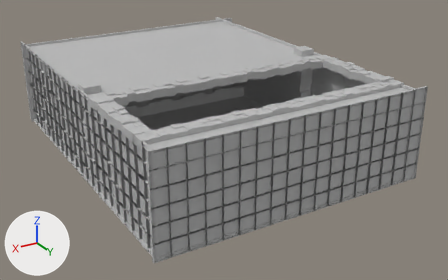
A saved change to the FBX model Assets/ProShooterVR_DESIGN/WIP/Arcade/v5/Arcade Range.fbx.
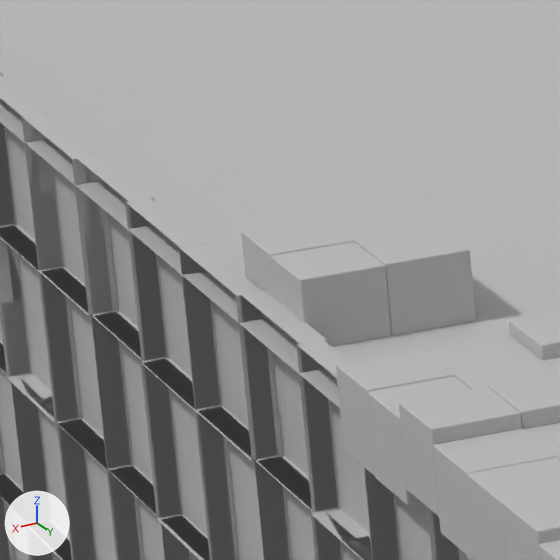
The first picture shows the older version from a camera (50 mm lens) standing at (57.7, 124.9, 52.1) and looking at (-2.7, 24.2, 1.8). The close-ups show both versions on the part from 12% to 24% of the width and 22% to 41% of the height of that picture; other places that the commit changed are outside them. The lights are fixed; the arrows at lower left show +X, +Y and +Z. Where no turn or scale is listed for an object, it has been applied to the vertices. Vertices at the same position are counted once.

The first close-up shows 'Cube_Top', 'Cube_pillars', 'Plane_FloorRoof', 'Wall_RightLeft'.
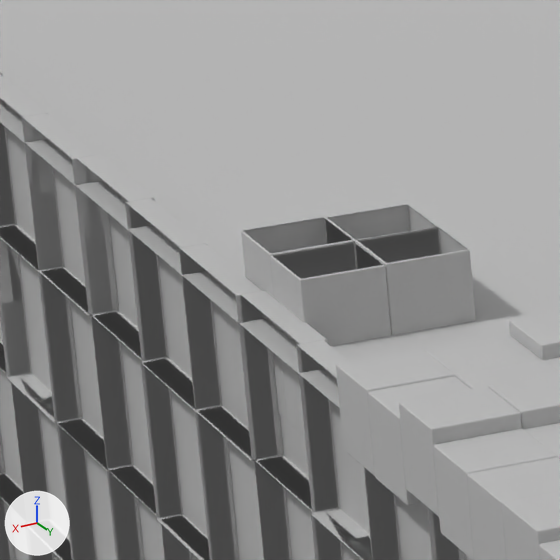
Boxes [x1, y1, x2, y2] around the edits, measured in the close-ups (560 x 560 px):
part 1 of me_mesh_003, deleted: before [244, 205, 467, 279]

What changed in the scene script:
```text
Change me_mesh_003:
    where me_mesh_003.from_pydata(...)  # 5376 vertices, 5184 faces; spans x -25.2..25.2, y -1.8..1.8, z -9.1..9.1
    used by ob_cube_pillars; location = (0.98, 24.0, 9.15)
    verts and faces of me_mesh_003; kept vertices keep their numbers, new ones are numbered from 5376
    before: 5169 (22.1, 0.0, 9.1) at pixel (437, 226), 5171 (23.5, 0.0, 9.1) at pixel (357, 240), 5179 (22.1, 1.5, 9.1) at pixel (468, 249), 5185 (23.5, 1.5, 9.1) at pixel (386, 263), 5225 (23.6, 0.0, 9.1) at pixel (353, 241)
    before: 5227 (25.0, 0.0, 9.1) at pixel (272, 255), 5235 (23.6, 1.5, 9.1) at pixel (383, 264), 5241 (25.0, 1.5, 9.1) at pixel (300, 278), 5281 (22.1, -1.5, 9.1) at pixel (407, 204), 5283 (23.5, -1.5, 9.1) at pixel (327, 217)
    before: 5291 (22.1, 0.0, 9.1) at pixel (436, 226), 5297 (23.5, 0.0, 9.1) at pixel (356, 240), 5337 (23.6, -1.5, 9.1) at pixel (323, 217), 5339 (25.0, -1.5, 9.1) at pixel (242, 230), 5347 (23.6, 0.0, 9.1) at pixel (352, 239)
    before: 5353 (25.0, 0.0, 9.1) at pixel (270, 253)
    me_mesh_003 part 1
    add delete_faces([(5169, 5171, 5185, 5179), (5225, 5227, 5241, 5235), (5281, 5283, 5297, 5291), (5337, 5339, 5353, 5347)])
```
